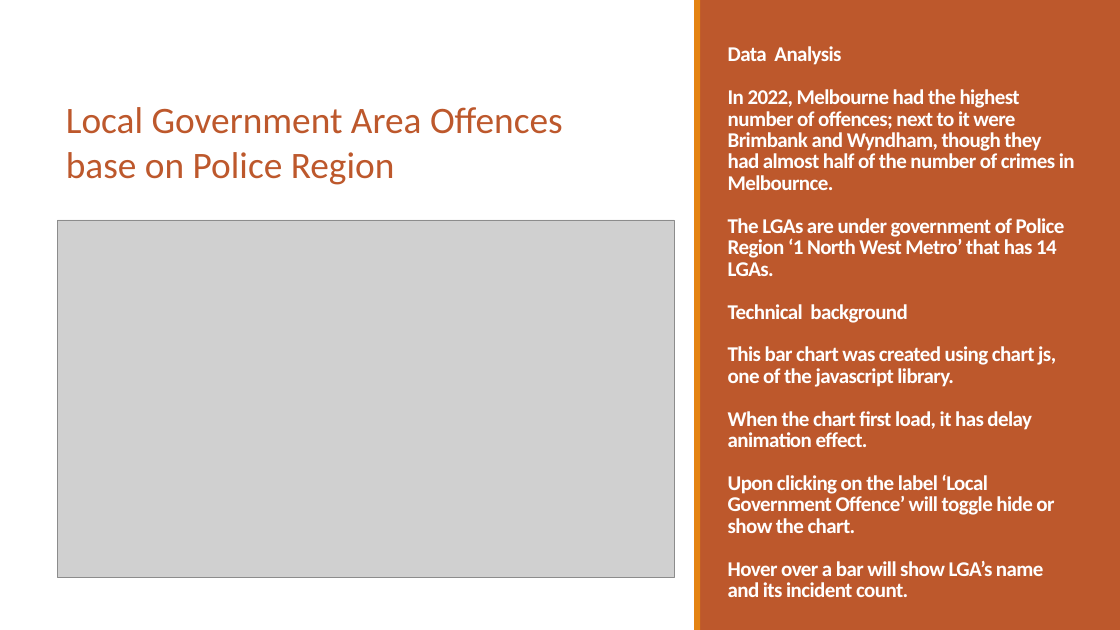
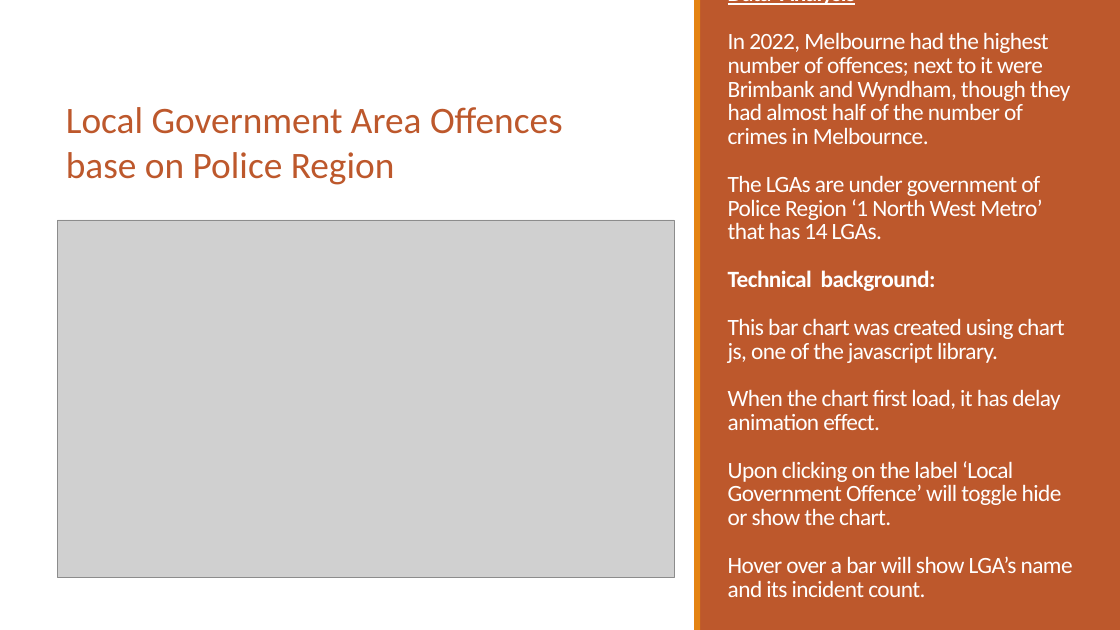
Before and after one commit to PhuongTieuOp/project3, a slide deck: slide 5 of Victoria Crime Data Visualization3.pptx (slide 6 before the commit). Drawn at 1120x630 pixels with LibreOffice and Linux fonts; fonts in the diff are those of the drawing; grey boxes stand for pictures. Boxes give left, top, right and bottom in pixels: in the first picture for what was removed or moved away, otherwise in the second. Text is boxed around its words. In the diff, an @@ line names an element or a change of style, - is before the commit and + after.

```diff
--- a/Victoria Crime Data Visualization3.pptx
+++ b/Victoria Crime Data Visualization3.pptx
@@ title at box(728, 32, 1073, 597): text changed; size 18 to 20 pt; bold off @@
-Data Analysis
-In 2022, Melbourne had the highest number of offences; next to it were Brimbank and Wyndham, though they had almost half of the number of crimes in Melbournce.
-The LGAs are under government of Police Region ‘1 North West Metro’ that has 14 LGAs.
-Technical background
-This bar chart was created using chart js, one of the javascript library.
-When the chart first load, it has delay animation effect.
-Upon clicking on the label ‘Local Government Offence’ will toggle hide or show the chart.
-Hover over a bar will show LGA’s name and its incident count.
+Data Analysis
+In 2022, Melbourne had the highest number of offences; next to it were Brimbank and Wyndham, though they had almost half of the number of crimes in Melbournce.
+The LGAs are under government of Police Region ‘1 North West Metro’ that has 14 LGAs.
+Technical background:
+This bar chart was created using chart js, one of the javascript library.
+When the chart first load, it has delay animation effect.
+Upon clicking on the label ‘Local Government Offence’ will toggle hide or show the chart.
+Hover over a bar will show LGA’s name and its incident count.
```
Also in this commit, not shown: 7 other slides changed, 1 slide added, 3 slides removed, 1 other file.
